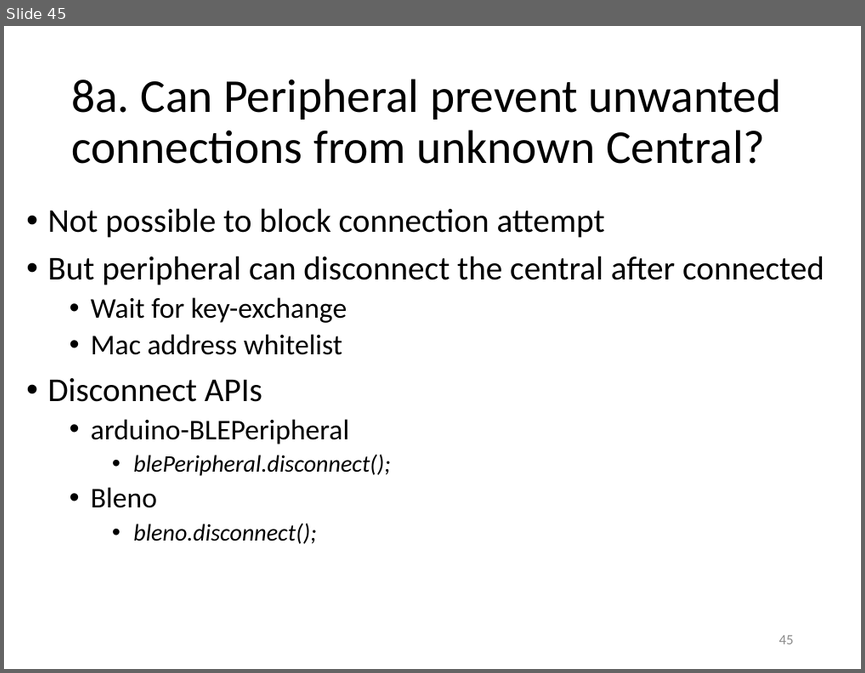
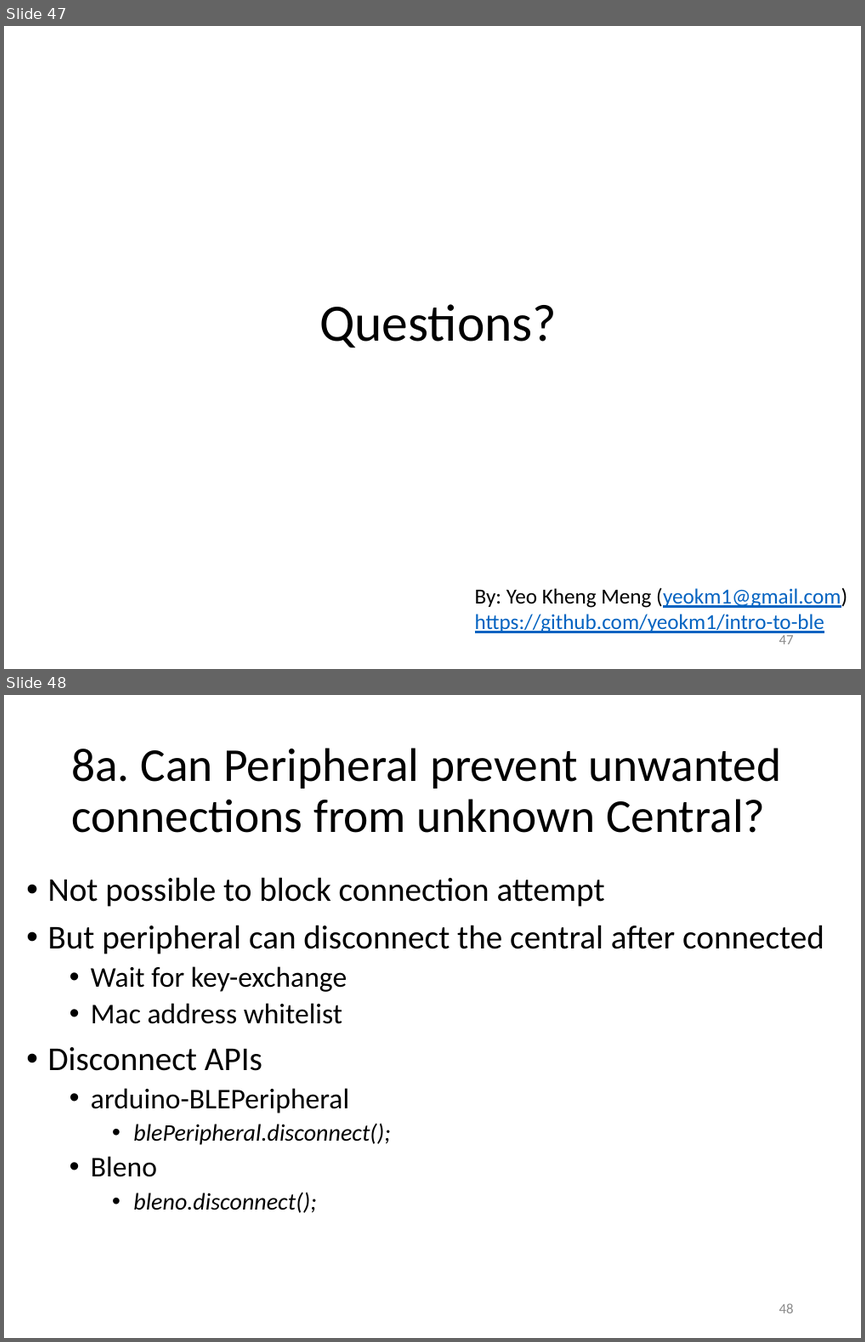
Before and after one commit to yeokm1/intro-to-ble, a slide deck: intro to ble.pptx. Shown one above the other, each under a label of ours: slide 45 before the commit, slides 47 and 48 after it. The pictures are 865x673 and 865x1342 pixels, drawn with LibreOffice and Linux fonts; fonts in the diff are those of the drawing. Boxes give left, top, right and bottom in pixels: in the first picture for what was removed or moved away, otherwise in the second. Text is boxed around its words. In the diff, an @@ line names an element or a change of style, - is before the commit and + after.

```diff
--- a/intro to ble.pptx
+++ b/intro to ble.pptx
@@ slide 47 added at bbox=[4, 26, 861, 669], background #FFFFFF @@
@@ title added at bbox=[319, 304, 556, 347], 44 pt, text #000000 @@
+Questions?
@@ text added at bbox=[475, 587, 847, 633], 18 pt, text #0563C1, underline @@
+By: Yeo Kheng Meng (yeokm1@gmail.com)
+https://github.com/yeokm1/intro-to-ble
@@ page number added at bbox=[779, 635, 794, 644], 12 pt, text #8C8C8C @@
+47
@@ what was slide 45 is now slide 48 @@
@@ page number at bbox=[779, 1303, 794, 1313]: text changed @@
-45
+48
```
Also in this commit, not shown: 3 slides changed, 2 other slides added, 1 other file.
